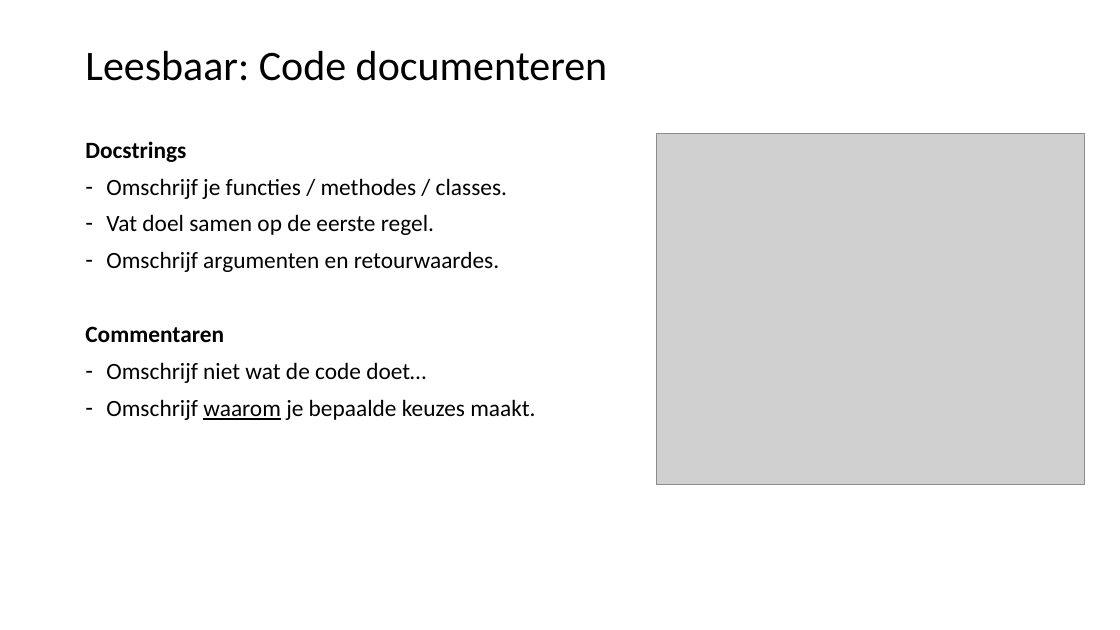
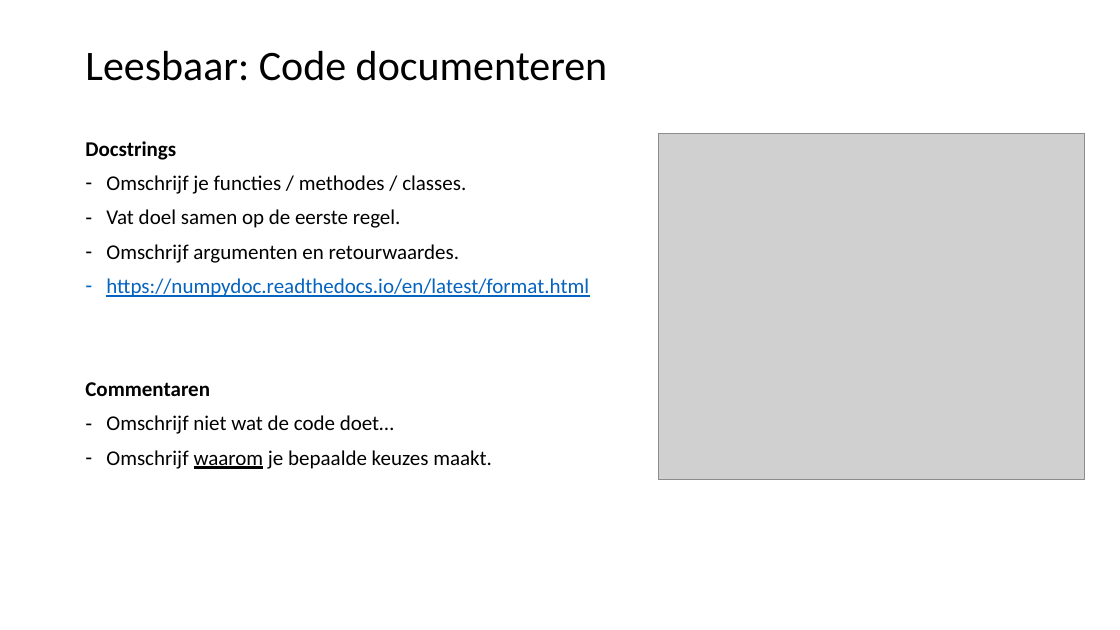
Before and after one commit to LFKoning/knowledge-sharing, a slide deck: slide 8 of python_trainees/2_production_code/python_traineeship_2.pptx (slide 9 before the commit). Drawn at 1120x630 pixels with LibreOffice and Linux fonts; fonts in the diff are those of the drawing; grey boxes stand for pictures. Boxes give left, top, right and bottom in pixels: in the first picture for what was removed or moved away, otherwise in the second. Text is boxed around its words. In the diff, an @@ line names an element or a change of style, - is before the commit and + after.

```diff
--- a/python_trainees/2_production_code/python_traineeship_2.pptx
+++ b/python_trainees/2_production_code/python_traineeship_2.pptx
@@ text at (85, 141, 492, 469): size 20 to 18 pt in "Docstrings", "Omschrijf je functies / methodes / classes.", "Vat doel samen op de eerste regel.", "Omschrijf argumenten en retourwaardes." and 3 more places @@
@@ picture: place and size @@
-picture at (656, 134, 1084, 484)
+picture at (658, 134, 1085, 479)
@@ text at (106, 278, 589, 297): paragraph added @@
+– https://numpydoc.readthedocs.io/en/latest/format.html
```
Also in this commit, not shown: 15 other slides changed, 3 slides added, 4 slides removed, 9 other files.
